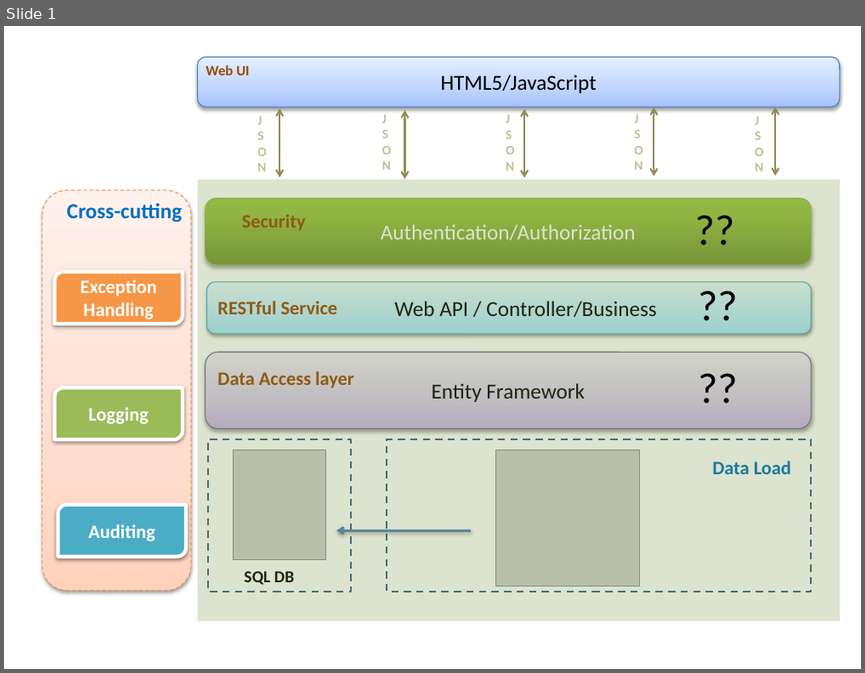
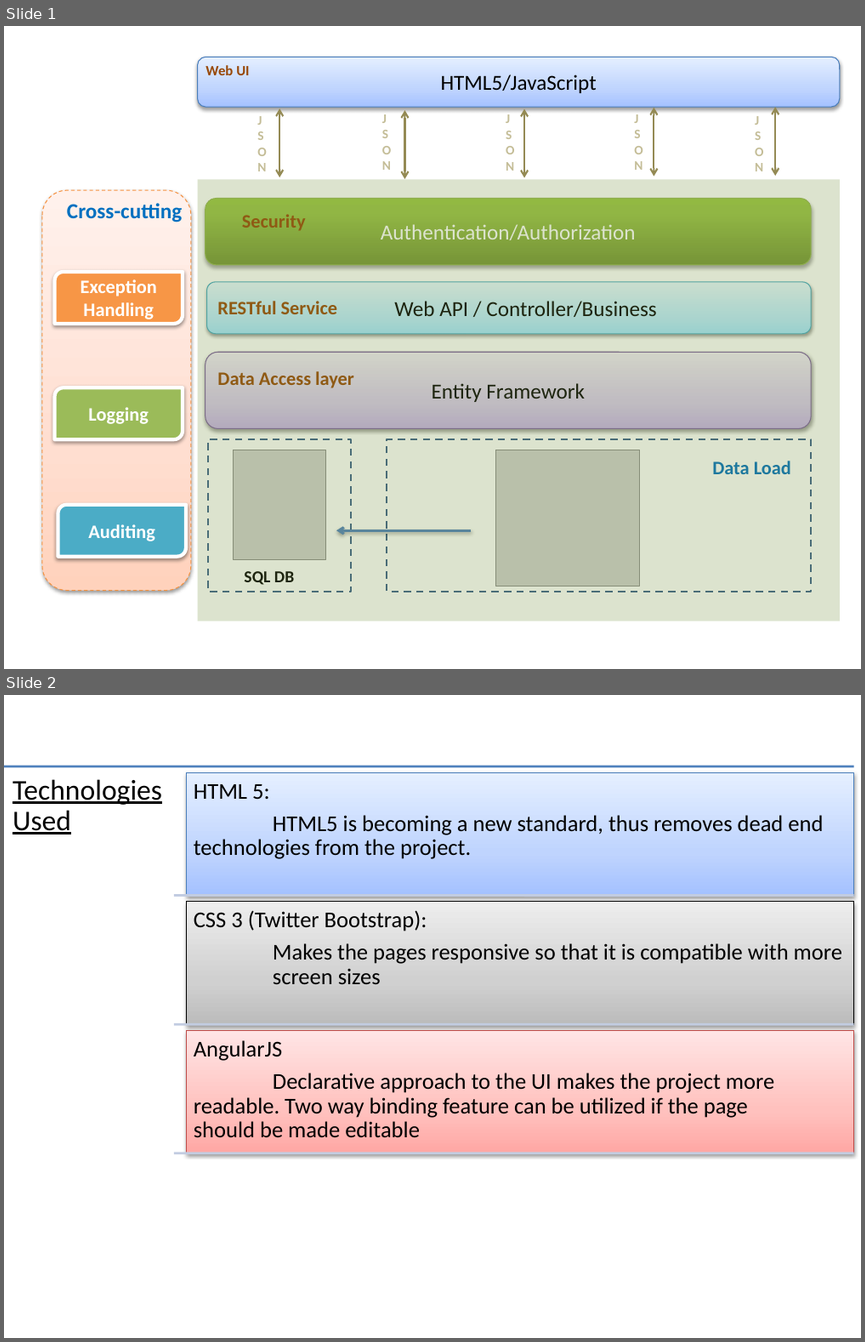
Before and after one commit to DCSGInterns/GUI, a slide deck: PPT/Presentation.ppt.pptx. Shown one above the other, each under a label of ours: slide 1 before the commit, slides 1 and 2 after it. The pictures are 865x673 and 865x1342 pixels, drawn with LibreOffice and Linux fonts; fonts in the diff are those of the drawing; grey boxes stand for pictures. Boxes give left, top, right and bottom in pixels: in the first picture for what was removed or moved away, otherwise in the second. Text is boxed around its words. In the diff, an @@ line names an element or a change of style, - is before the commit and + after.

Commit message:
changes to ppt

```diff
--- a/PPT/Presentation.ppt.pptx
+++ b/PPT/Presentation.ppt.pptx
@@ slide 2 added at <box>4,695,861,1338</box>, background #FFFFFF @@
@@ group added at <box>4,766,854,1153</box>: 4 lines, 4 texts, 3 rectangles @@
+Technologies Used
+HTML 5:
+HTML5 is becoming a new standard, thus removes dead end technologies from the project.
+CSS 3 (Twitter Bootstrap):
+Makes the pages responsive so that it is compatible with more screen sizes
+AngularJS
+Declarative approach to the UI makes the project more readable. Two way binding feature can be utilized if the page should be made editable
@@ slide 1 changed as well @@
@@ text removed at <box>687,198,746,267</box> @@
-??
@@ text removed at <box>689,273,749,342</box> @@
-??
@@ text removed at <box>689,356,749,425</box> @@
-??
```
